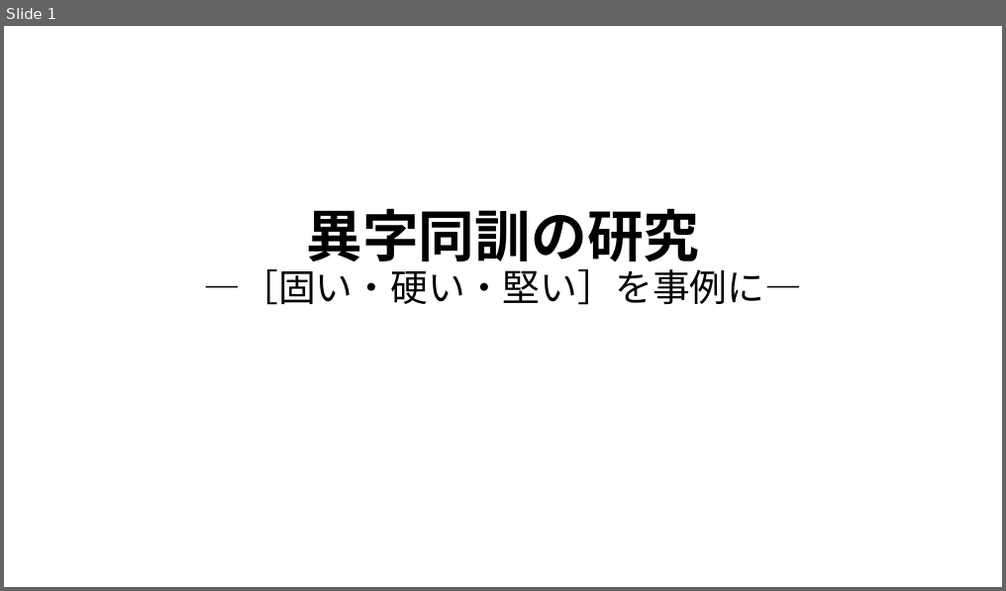
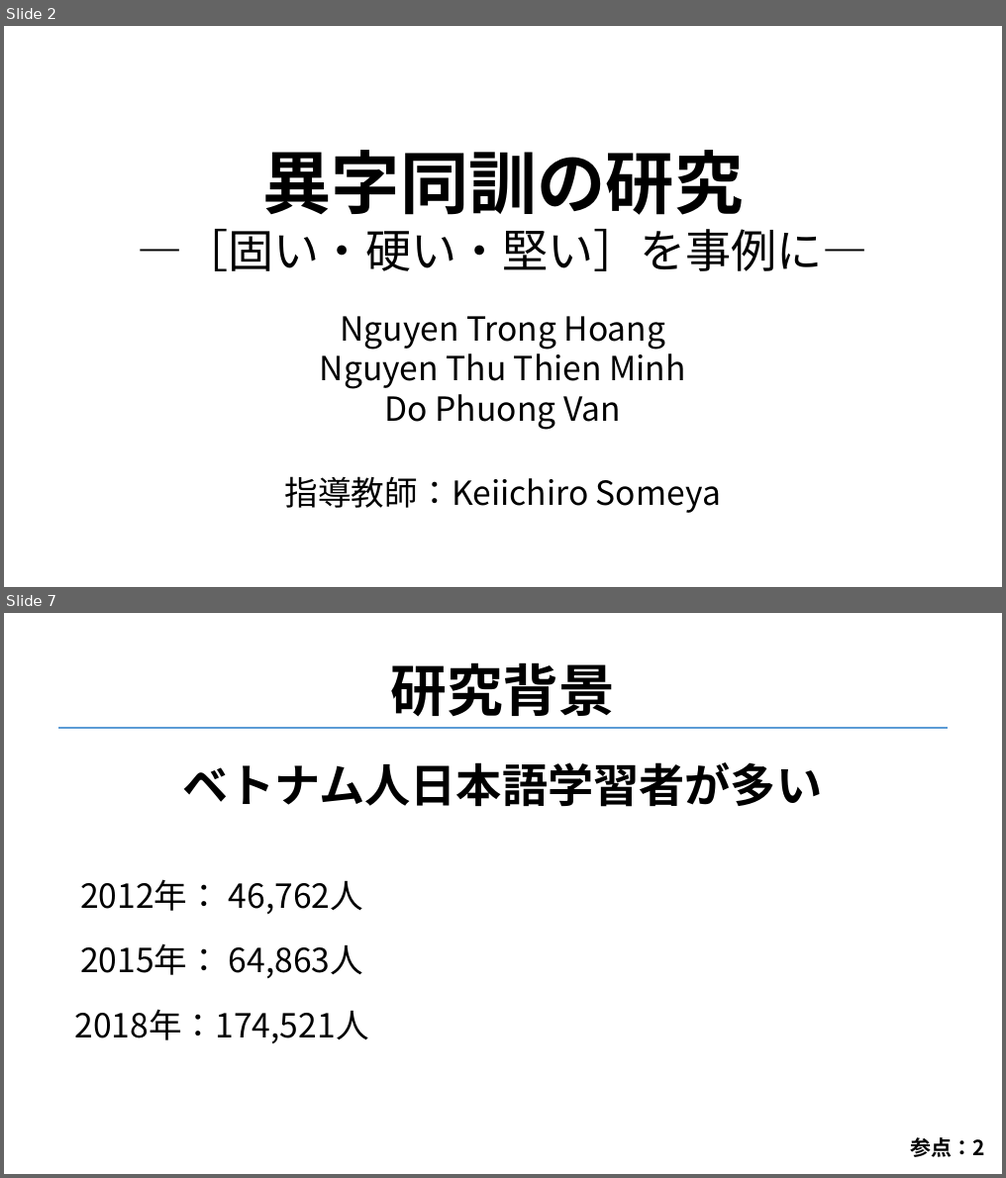
Before and after one commit to 3x3y3z3t/paper, a slide deck: 発表用/PPT.pptx. Shown one above the other, each under a label of ours: slide 1 before the commit, slides 2 and 7 after it; the slides between them are not shown. The pictures are 1006x591 and 1006x1178 pixels, drawn with LibreOffice and Linux fonts; fonts in the diff are those of the drawing; background and template pictures are left out. Boxes give left, top, right and bottom in pixels: in the first picture for what was removed or moved away, otherwise in the second. Text is boxed around its words. In the diff, an @@ line names an element or a change of style, - is before the commit and + after.

```diff
--- a/発表用/PPT.pptx
+++ b/発表用/PPT.pptx
@@ slide 7 added at [4,613,1002,1174], background picture (left out) @@
@@ text added at [391,663,616,717], 54 pt, text #000000, bold @@
+研究背景
@@ line added from (58, 728) to (947, 728), #5B9BD5 1.5 pt @@
@@ text added at [183,762,822,807], 44 pt, text #000000, bold @@
+ベトナム人日本語学習者が多い
@@ text added at [80,879,363,914], 32 pt, text #000000 @@
+2012年： 46,762人
@@ text added at [80,944,363,978], 32 pt, text #000000 @@
+2015年： 64,863人
@@ text added at [75,1009,369,1044], 32 pt, text #000000 @@
+2018年：174,521人
@@ text added at [911,1138,986,1157], 20 pt, text #000000, bold @@
+参点：2
@@ what was slide 1 is now slide 2 @@
@@ slide 2 changed as well @@
@@ text "異字同訓の研究 ―［固い・硬い・堅い］を事例に―": place and size @@
-text "異字同訓の研究 ―［固い・硬い・堅い］を事例に―" at [204,208,803,305]
+text "異字同訓の研究 ―［固い・硬い・堅い］を事例に―" at [137,150,868,272]
@@ text "異字同訓の研究 ―［固い・硬い・堅い］を事例に―" at [137,150,868,272]: size 54 to 66 pt in "異字同訓の研究"; size 36 to 44 pt in "―［固い・硬い・堅い］を事例に―"; line spacing 0.9 to 1 @@
@@ text added at [320,316,685,430], 32 pt, text #000000 @@
+Nguyen Trong Hoang
+Nguyen Thu Thien Minh
+Do Phuong Van
@@ text added at [285,476,721,513], 32 pt, text #000000 @@
+指導教師：Keiichiro Someya
```
Also in this commit, not shown: 21 other slides added, 1 other file.
